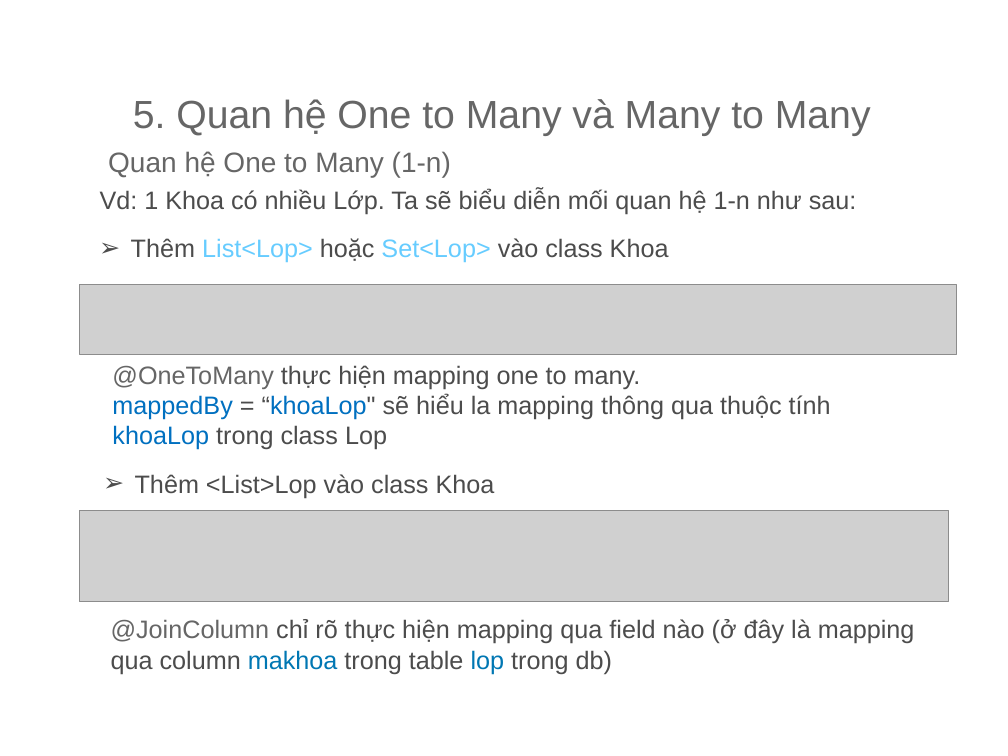
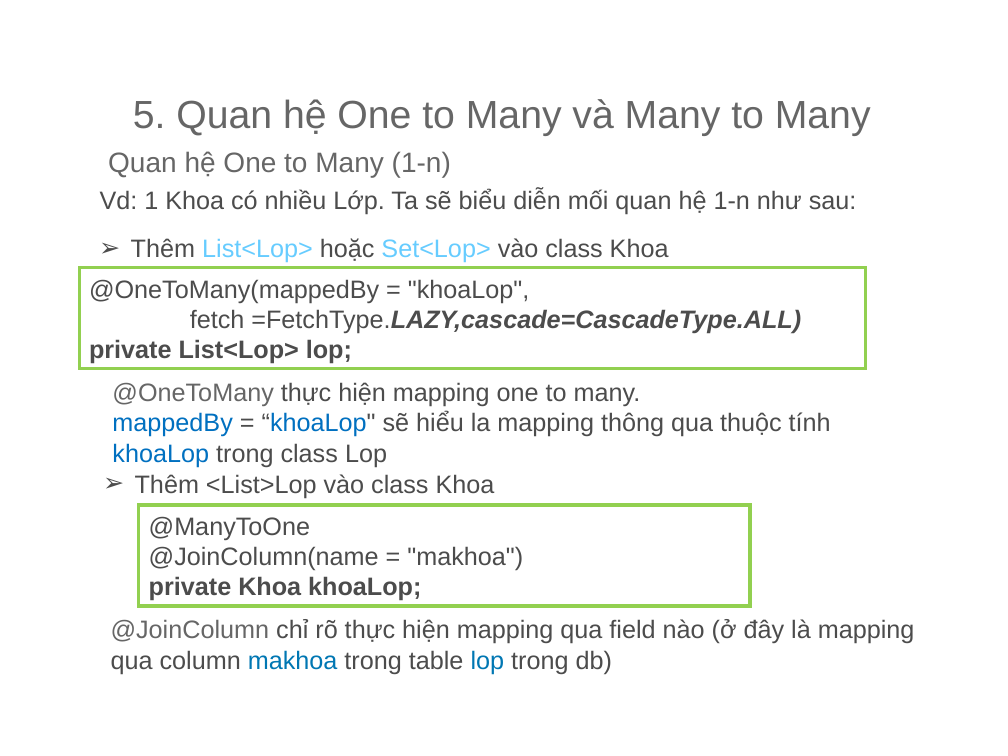
Before and after one commit to thanh13hc/my-first-project, a slide deck: slide 24 of Hibernate.ppt (slide 17 before the commit). Drawn at 1008x756 pixels with LibreOffice and Linux fonts; fonts in the diff are those of the drawing; grey boxes stand for pictures; background and template pictures are left out. Boxes give left, top, right and bottom in pixels: in the first picture for what was removed or moved away, otherwise in the second. Text is boxed around its words. In the diff, an @@ line names an element or a change of style, - is before the commit and + after.

```diff
--- a/Hibernate.ppt
+++ b/Hibernate.ppt
@@ rectangle added at [79, 268, 865, 369], fill #FFFFFF, outline #92D050 2.24 pt, 18 pt, text #4C4C4C, bold @@
+@OneToMany(mappedBy = "khoaLop",
+fetch =FetchType.LAZY,cascade=CascadeType.ALL)
+private List<Lop> lop;
@@ picture removed at [79, 285, 956, 355] @@
@@ text "@OneToMany thực hiện mapping one ...": place and size @@
-text "@OneToMany thực hiện mapping one ..." at [112, 365, 831, 450]
+text "@OneToMany thực hiện mapping one ..." at [112, 382, 831, 467]
@@ rectangle added at [139, 505, 750, 606], fill #FFFFFF, outline #92D050 2.24 pt, 18 pt, text #4C4C4C @@
+@ManyToOne
+@JoinColumn(name = "makhoa")
+private Khoa khoaLop;
@@ picture removed at [79, 510, 949, 602] @@
```
Also in this commit, not shown: 10 other slides changed, 7 slides added, 1 other file.
